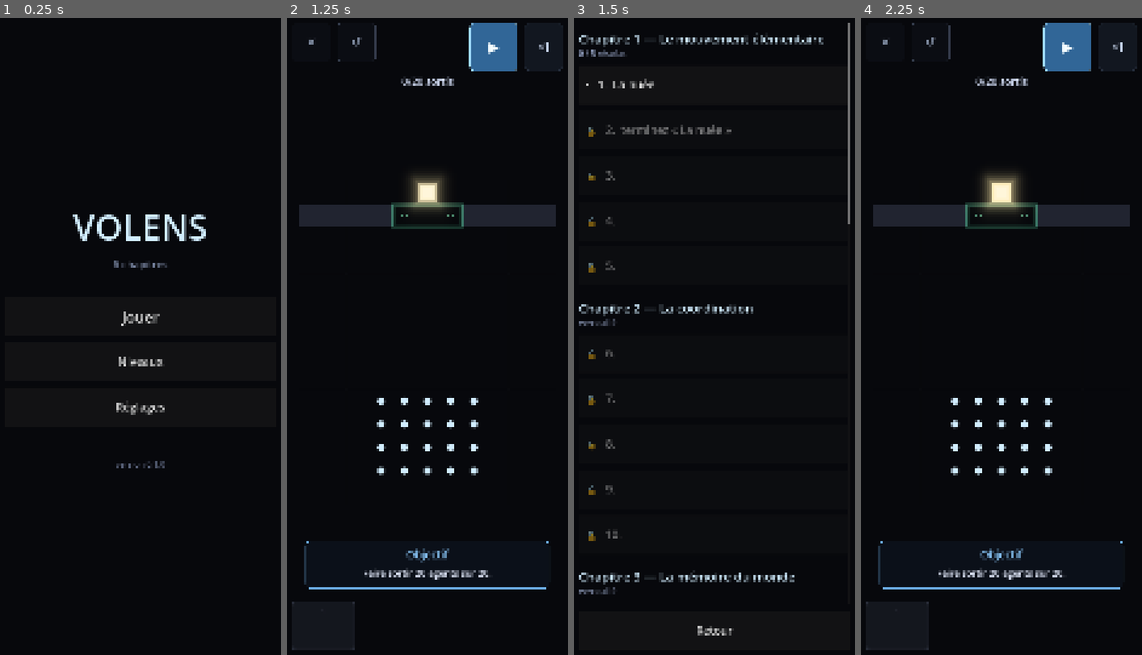
Above: before the commit, frames 1-4 (left to right).
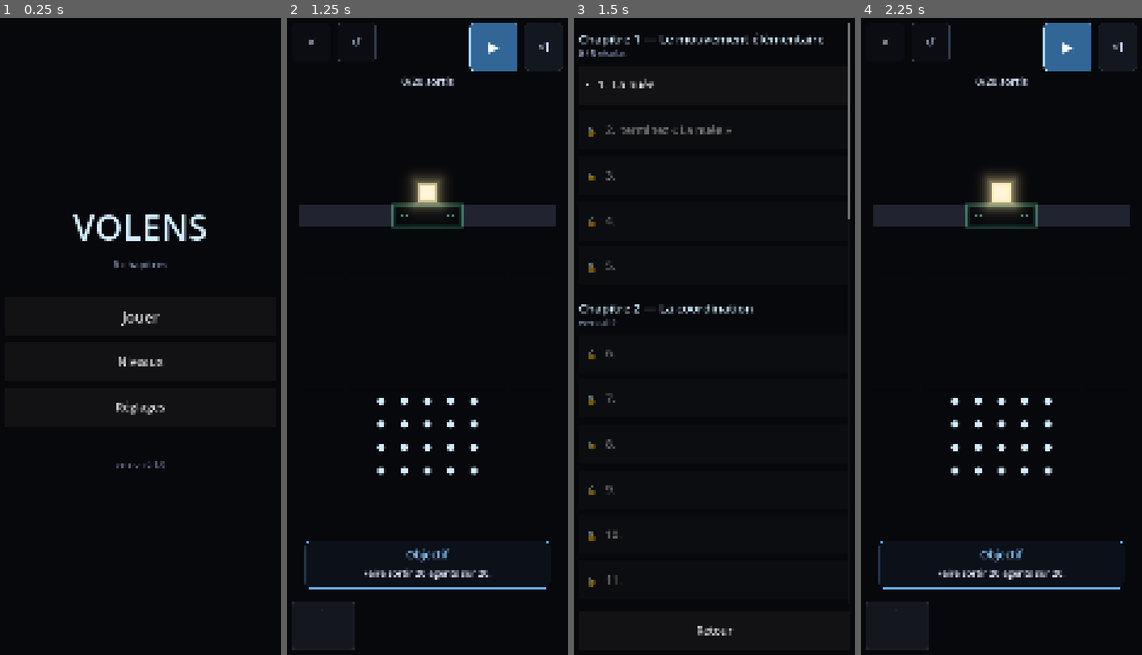
Above: after the commit, the same moments.

Repository: HelloIAmRomain/Volens
Game: Godot game, scene res://game/ui/app.tscn
The game is run twice, just before and just after one commit, with the same random seed, the same clock (stepped at 60 frames per second) and the same inputs.
Inputs:
- Up to frame 1 (0.25 s): no input
- Up to frame 2 (1.25 s): click "Jouer" at 0.5 s
- Up to frame 3 (1.5 s): click "✕" at 1.25 s
- Up to frame 4 (2.25 s): click "· 1. La nuée" at 2 s

Frames 1-2 are identical in both runs. In frame 3, 0.7% of the frame differs, in the area x 1-99%, y 31-91%; in frame 4, nothing differs.

Commit message:
feat(data): ch2_06, première carte retenue par balayage — et l'audit du vocabulaire
MILLE CINQ CENTS GÉOMÉTRIES MESURÉES, vingt-huit conformes QN-01, une retenue.

Le dispositif tient en une case d'écart : une paroi médiane percée d'UNE
ouverture, décalée d'une colonne par rapport à la sortie. « Vers la lumière »
est gloutonne — elle ne consent jamais à s'éloigner du but, même d'une case —
donc elle monte la nuée droit sous la paroi et s'y arrête. Il faut une règle
qui accepte le détour : desserrer la nuée, ou longer la paroi. [1,6] est une
signature inédite, et l'invariant 20 note que R06 et R01 se contredisent
structurellement — les faire coopérer valait d'être trouvé.

QUATRE RESSERRAGES DE BIBLIOTHÈQUE ont été nécessaires. RG-13 signalait R02 et
R13 comme inobservables ; la mesure des gagnantes MINIMALES a ensuite montré
que R05 n'en portait aucune, puis que R14 non plus. Restent trois règles,
toutes porteuses. La forge trouve la géométrie ; c'est la mesure des minimales
qui taille la bibliothèque, et les deux gestes sont distincts.

L'ÉCHÉANCE DE 30 TICKS N'EST PAS UN RÉGLAGE DE CONFORT : sans elle, la pile
[R04, R06, R01] résolvait QUATRE niveaux du jeu, au-dessus du plafond QN-02
mesuré à trois. Le test l'a refusée, à raison.

AUDIT DU VOCABULAIRE au carnet (décision 197) : le sens unique et l'atelier à
boucliers ne sont posés dans AUCUN niveau — un cinquième d'un vocabulaire clos
à neuf éléments qui ne dit rien. Et deux paires se recouvrent : danger fixe /
danger cyclique, plaque / bascule. Le nettoyage n'est pas fait — renuméroter
l'énumération changerait toutes les empreintes d'or.

436/436.

Diff:
--- /dev/null
+++ b/data/levels/ch2_06.json
@@ -0,0 +1,265 @@
+{
+  "agents": [
+    {
+      "pos": [
+        1,
+        7
+      ]
+    },
+    {
+      "pos": [
+        2,
+        7
+      ]
+    },
+    {
+      "pos": [
+        3,
+        7
+      ]
+    },
+    {
+      "pos": [
+        4,
+        7
+      ]
+    },
+    {
+      "pos": [
+        5,
+        7
+      ]
+    },
+    {
+      "pos": [
+        1,
+        8
+      ]
+    },
+    {
+      "pos": [
+        2,
+        8
+      ]
+    },
+    {
+      "pos": [
+        3,
+        8
+      ]
+    },
+    {
+      "pos": [
+        4,
+        8
+      ]
+    },
+    {
+      "pos": [
+        5,
+        8
+      ]
+    },
+    {
+      "pos": [
+        1,
+        9
+      ]
+    },
+    {
+      "pos": [
+        2,
+        9
+      ]
+    },
+    {
+      "pos": [
+        3,
+        9
+      ]
+    },
+    {
+      "pos": [
+        4,
+        9
+      ]
+    },
+    {
+      "pos": [
+        5,
+        9
+      ]
+    },
+    {
+      "pos": [
+        1,
+        10
+      ]
+    },
+    {
+      "pos": [
+        2,
+        10
+      ]
+    },
+    {
+      "pos": [
+        3,
+        10
+      ]
+    },
+    {
+      "pos": [
+        4,
+        10
+      ]
+    },
+    {
+      "pos": [
+        5,
+        10
+      ]
+    }
+  ],
+  "allowed_rules": [
+    1,
+    4,
+    6
+  ],
+  "calibrated_on": "4dd22b70022c8674",
+  "challenges": {
+    "abstinence_rule": 6,
+    "efficiency_ticks": 23
+  },
+  "expected_classes": 3,
+  "expected_wins": 4,
+  "geometry_hash": "4dd22b70022c8674",
+  "grid": {
+    "cells": [
+      0,
+      0,
+      0,
+      0,
+      9,
+      0,
+      0,
+      0,
+      0,
+      1,
+      1,
+      1,
+      1,
+      2,
+      1,
+      1,
+      1,
+      1,
+      0,
+      0,
+      0,
+      0,
+      0,
+      0,
+      0,
+      0,
+      0,
+      0,
+      0,
+      0,
+      0,
+      0,
+      0,
+      0,
+      0,
+      0,
+      0,
+      0,
+      0,
+      0,
+      0,
+      0,
+      0,
+      0,
+      0,
+      1,
+      1,
+      1,
+      0,
+      1,
+      1,
+      1,
+      1,
+      1,
+      0,
+      0,
+      0,
+      0,
+      0,
+      0,
+      0,
+      0,
+      0,
+      0,
+      0,
+      0,
+      0,
+      0,
+      0,
+      0,
+      0,
+      0,
+      0,
+      0,
+      0,
+      0,
+      0,
+      0,
+      0,
+      0,
+      0,
+      0,
+      0,
+      0,
+      0,
+      0,
+      0,
+      0,
+      0,
+      0,
+      0,
+      0,
+      0,
+      0,
+      0,
+      0,
+      0,
+      0,
+      0
+    ],
+    "cycle_index": [],
+    "cycles": [],
+    "doors": [],
+    "one_way": [],
+    "patrols": [],
+    "size": [
+      9,
+      11
+    ],
+    "trail": []
+  },
+  "id": "ch2_06",
+  "lesson": "L'ouverture n'est pas sous la lumiere. Il faut une regle qui accepte de s'en ecarter.",
+  "max_ticks": 30,
+  "name": "L'ouverture decalee",
+  "objectives": [
+    {
+      "percent": 85,
+      "type": "extraction"
+    },
+    {
+      "max_lost": 3,
+      "type": "preservation"
+    }
+  ],
+  "slots": 3
+}
--- a/game/meta/level_catalog.gd
+++ b/game/meta/level_catalog.gd
@@ -18,6 +18,7 @@
 	{"id": "ch2_03", "name": "La mauvaise porte", "path": "res://data/levels/ch2_03.json", "ready": true},
 	{"id": "ch2_04", "name": "Le détour long", "path": "res://data/levels/ch2_04.json", "ready": true},
 	{"id": "ch2_05", "name": "Les deux moitiés", "path": "res://data/levels/ch2_05.json", "ready": true},
+	{"id": "ch2_06", "name": "L'ouverture décalée", "path": "res://data/levels/ch2_06.json", "ready": true},
 	{"id": "ch3_01", "name": "La trace des autres", "path": "res://data/levels/ch3_01.json", "ready": true},
 	{"id": "ch3_02", "name": "La trace qui s'efface", "path": "res://data/levels/ch3_02.json", "ready": true},
 	{"id": "ch3_03", "name": "Le repli", "path": "res://data/levels/ch3_03.json", "ready": true},
--- a/tools/design/level_forge.gd
+++ b/tools/design/level_forge.gd
@@ -515,10 +515,24 @@
 	DirAccess.make_dir_recursive_absolute(ProjectSettings.globalize_path(_out))
 	print("\nMEILLEURS CANDIDATS")
 	const FACES := ["Nord", "Est", "Sud", "Ouest"]
-	for i in range(mini(_top, kept.size())):
+	# UN PALMARÈS DE SIX VARIANTES DE LA MÊME CARTE N'EST PAS UN PALMARÈS. Le
+	# balayage produit des géométries voisines — une colonne de nuée décalée, une
+	# grille d'une rangée de plus — qui donnent exactement les mêmes familles
+	# gagnantes. Elles occupaient les six places et masquaient les idées
+	# différentes plus bas dans le classement. On n'en montre donc qu'une par
+	# jeu de familles, et le choix se fait entre des propositions DISTINCTES.
+	var shown := 0
+	var seen_families: Dictionary = {}
+	for i in range(kept.size()):
+		if shown >= _top:
+			break
 		var c: Dictionary = kept[i]
 		var s: Dictionary = c["shape"]
-		print("\n#%d  score %d — %s" % [i + 1, int(c["score"]), String(c["why"])])
+		if seen_families.has(String(c["families"])):
+			continue
+		seen_families[String(c["families"])] = true
+		shown += 1
+		print("\n#%d  score %d — %s" % [shown, int(c["score"]), String(c["why"])])
 		print("    familles : %s" % String(c["families"]))
 		if not (c["fresh"] as PackedStringArray).is_empty():
 			print("    associations inédites : %s" % ", ".join(c["fresh"]))
@@ -536,7 +550,7 @@
 		# tout le dépôt s'interdit, et il n'y a aucune raison de le rouvrir ici.
 		var calibrated: int = clampi(int(c["min_ticks"]) * 2, 60, 300)
 		var text := _render(s, calibrated)
-		var path := "%s/forge_%02d.lvl" % [_out, i + 1]
+		var path := "%s/forge_%02d.lvl" % [_out, shown]
 		var f := FileAccess.open(path, FileAccess.WRITE)
 		if f != null:
 			f.store_string(text)
Not shown, added: data/levels/ch2_06.lvl
Not shown, changed: docs/carnet_de_bord.md
Not shown, added: docs/design/ch2_06.md
